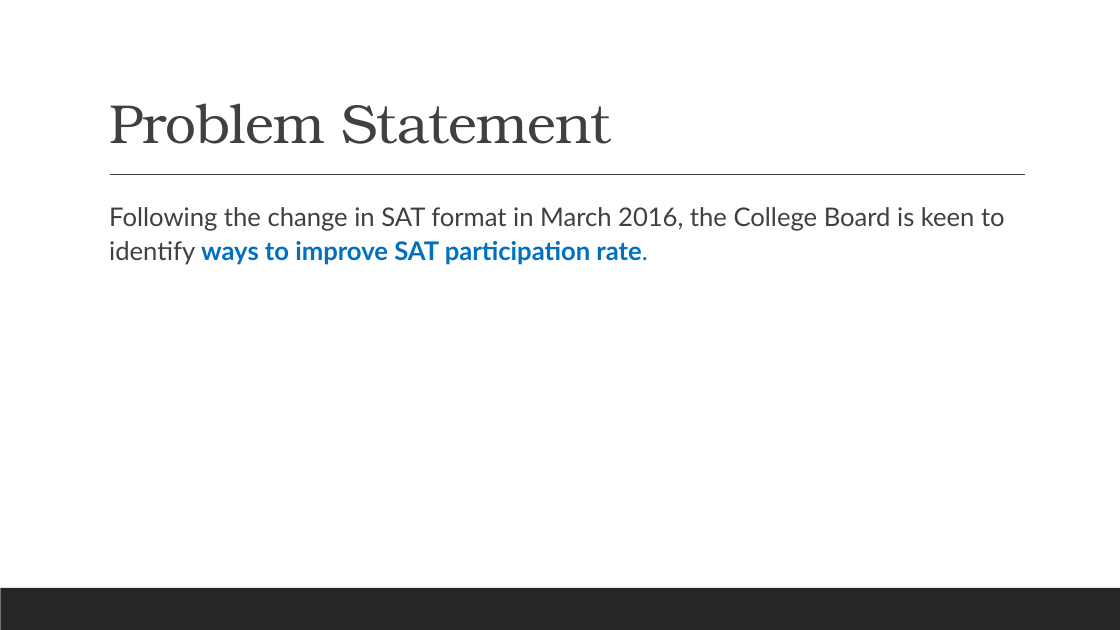
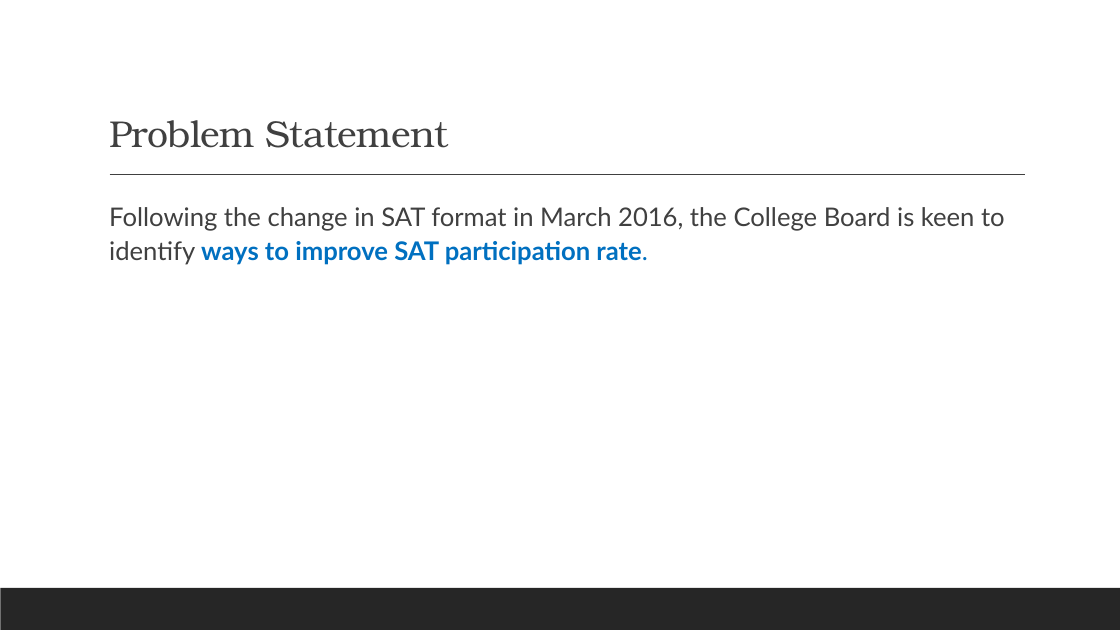
Before and after one commit to leungesther/DSI-Projects, a slide deck: slide 2 of Project-1-SAT-and-ACT-Analysis/SAT & ACT Analysis_presentation.pptx. Drawn at 1120x630 pixels with LibreOffice and Linux fonts; fonts in the diff are those of the drawing. Boxes give left, top, right and bottom in pixels: in the first picture for what was removed or moved away, otherwise in the second. Text is boxed around its words. In the diff, an @@ line names an element or a change of style, - is before the commit and + after.

```diff
--- a/Project-1-SAT-and-ACT-Analysis/SAT & ACT Analysis_presentation.pptx
+++ b/Project-1-SAT-and-ACT-Analysis/SAT & ACT Analysis_presentation.pptx
@@ title "Problem Statement" at [109,120,449,148]: size 47 to 32 pt @@
```
Also in this commit, not shown: 6 other slides changed, 1 slide added, 3 other files.
